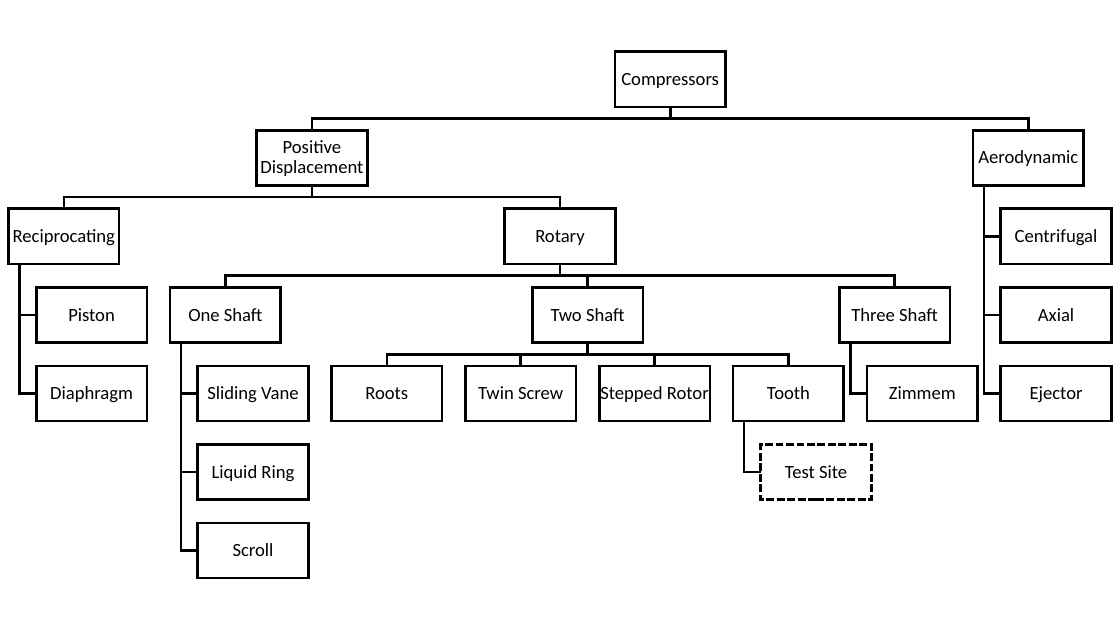
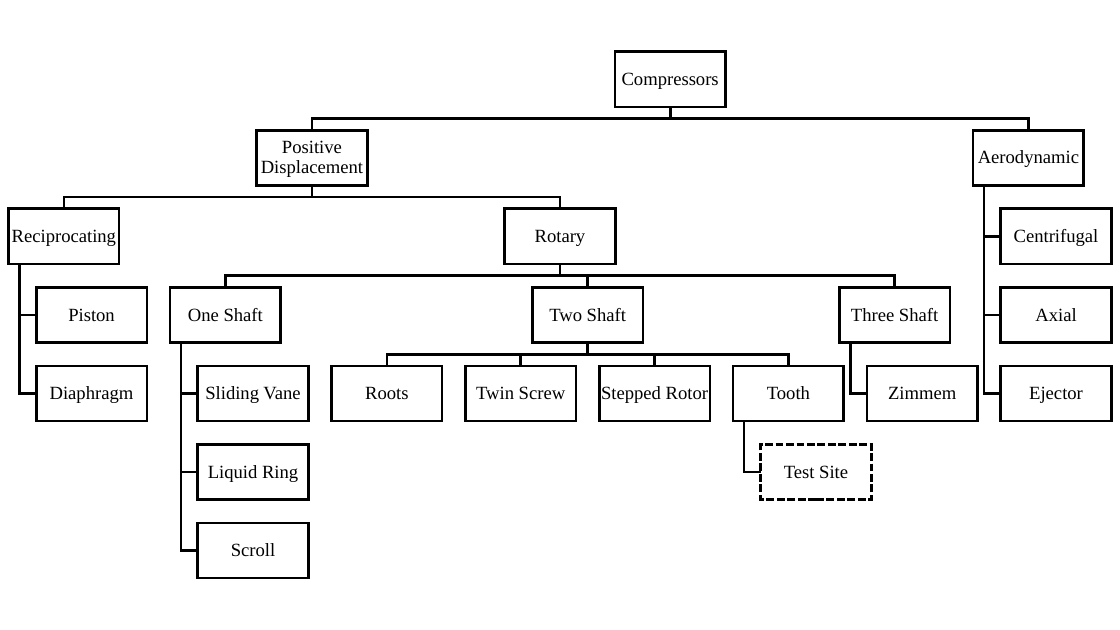
Before and after one commit to seanmhayes/Air-Compressors, a slide deck: slide 1 of JournalPaper/Diagrams/Compressor Classification.pptx. Drawn at 1120x630 pixels with LibreOffice and Linux fonts; fonts in the diff are those of the drawing. Boxes give left, top, right and bottom in pixels: in the first picture for what was removed or moved away, otherwise in the second. Text is boxed around its words. In the diff, an @@ line names an element or a change of style, - is before the commit and + after.

```diff
--- a/JournalPaper/Diagrams/Compressor Classification.pptx
+++ b/JournalPaper/Diagrams/Compressor Classification.pptx
@@ font Calibri to Times New Roman in 22 elements at bbox=[622, 72, 719, 89], bbox=[261, 140, 363, 177], bbox=[12, 229, 116, 246], bbox=[68, 308, 115, 322], bbox=[50, 386, 134, 403], bbox=[535, 229, 586, 246], bbox=[188, 308, 263, 322], bbox=[205, 386, 300, 403], bbox=[208, 465, 298, 482], bbox=[231, 543, 275, 556], bbox=[549, 308, 626, 322], bbox=[365, 386, 408, 400], bbox=[476, 386, 566, 400], bbox=[601, 386, 708, 403], bbox=[767, 386, 810, 400], bbox=[784, 465, 848, 478], bbox=[851, 308, 938, 322], bbox=[888, 386, 956, 399], bbox=[978, 150, 1079, 167], bbox=[1014, 229, 1099, 246], bbox=[1035, 308, 1076, 321], bbox=[1029, 386, 1083, 403] @@
```
Also in this commit, not shown: 25 other files.
